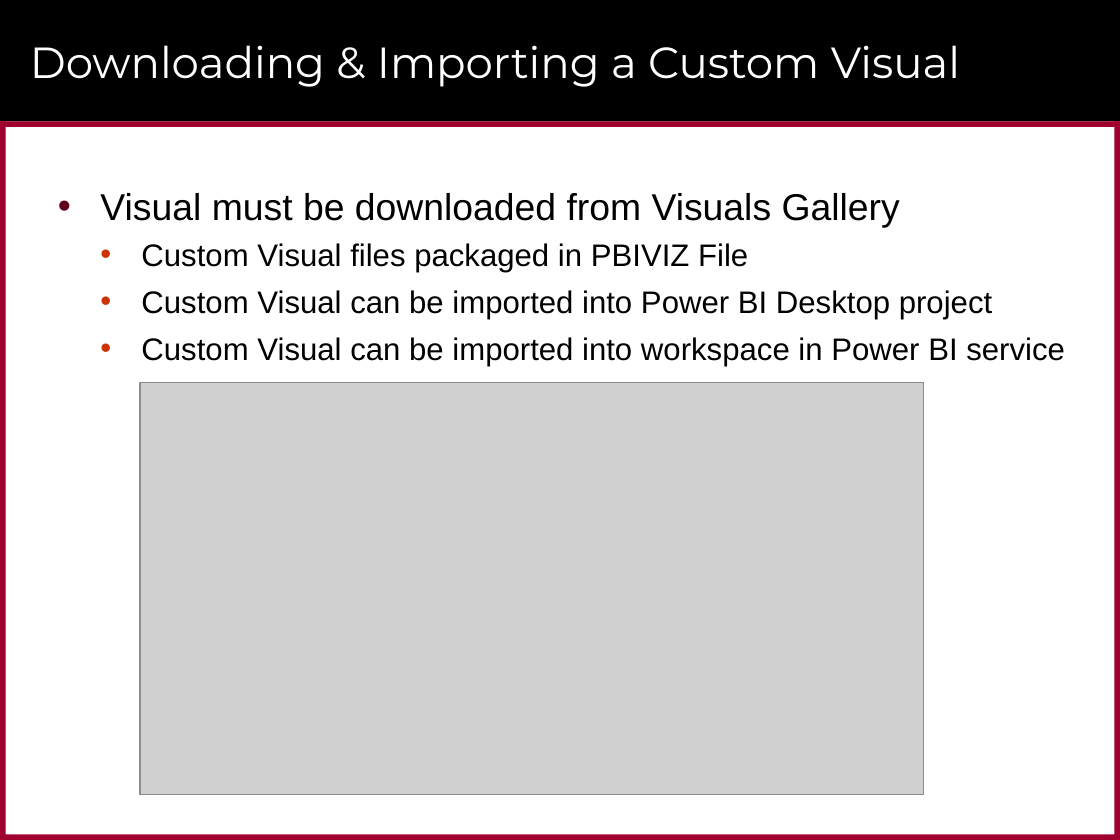
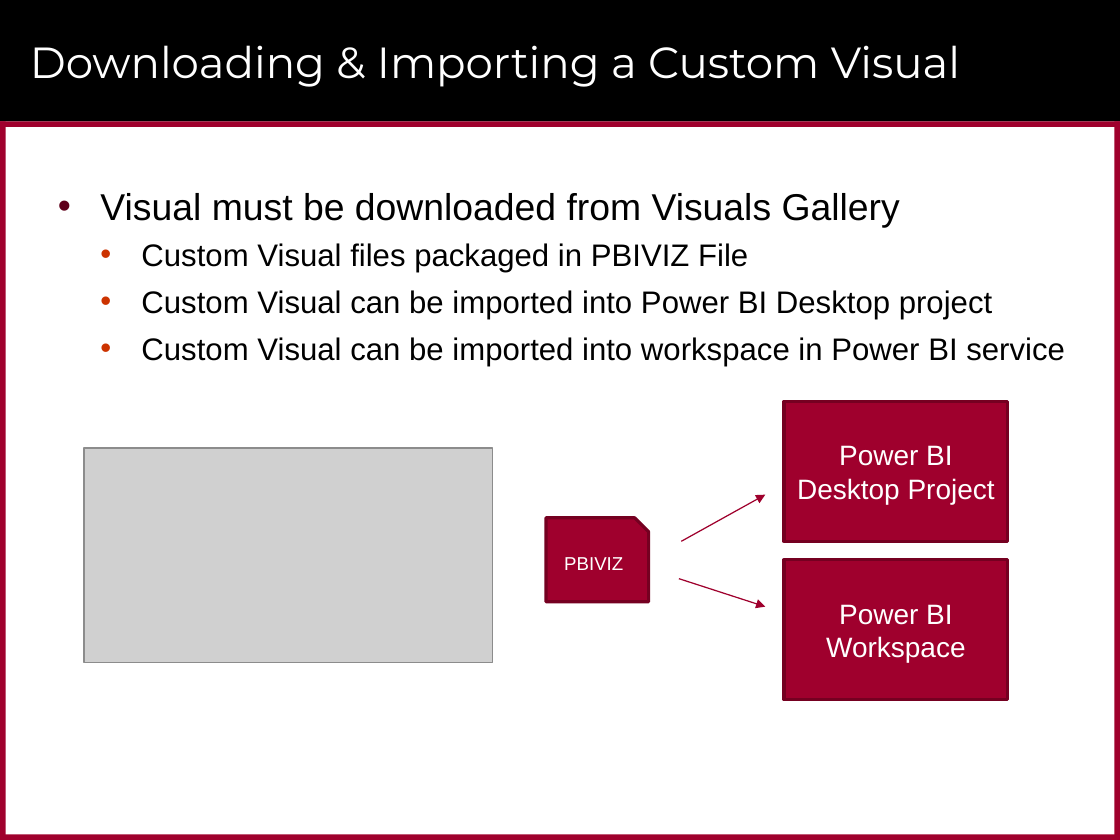
Before and after one commit to CriticalPathTraining/CustomVisualsForPowerBI, a slide deck: slide 6 of CustomVisualsForPowerBI.pptx (slide 19 before the commit). Drawn at 1120x840 pixels with LibreOffice and Linux fonts; fonts in the diff are those of the drawing; grey boxes stand for pictures; background and template pictures are left out. Boxes give left, top, right and bottom in pixels: in the first picture for what was removed or moved away, otherwise in the second. Text is boxed around its words. In the diff, an @@ line names an element or a change of style, - is before the commit and + after.

```diff
--- a/CustomVisualsForPowerBI.pptx
+++ b/CustomVisualsForPowerBI.pptx
@@ rectangle added at (784, 401, 1008, 541), fill #9F002D, outline #760021 2 pt, 18 pt, text #FFFFFF @@
+Power BI Desktop Project
@@ picture: place and size @@
-picture at (140, 383, 924, 795)
+picture at (84, 448, 493, 663)
@@ arrow added from (681, 541) to (765, 495), #9F002D 0.79 pt @@
@@ snip rect added at (547, 517, 650, 601), fill #9F002D, outline #760021 2 pt, 12 pt, text #FFFFFF @@
+PBIVIZ
@@ rectangle added at (784, 560, 1008, 700), fill #9F002D, outline #760021 2 pt, 18 pt, text #FFFFFF @@
+Power BI Workspace
@@ arrow added from (679, 579) to (765, 607), #9F002D 0.79 pt @@
```
Also in this commit, not shown: 7 other slides changed, 38 slides added, 12 slides removed.
